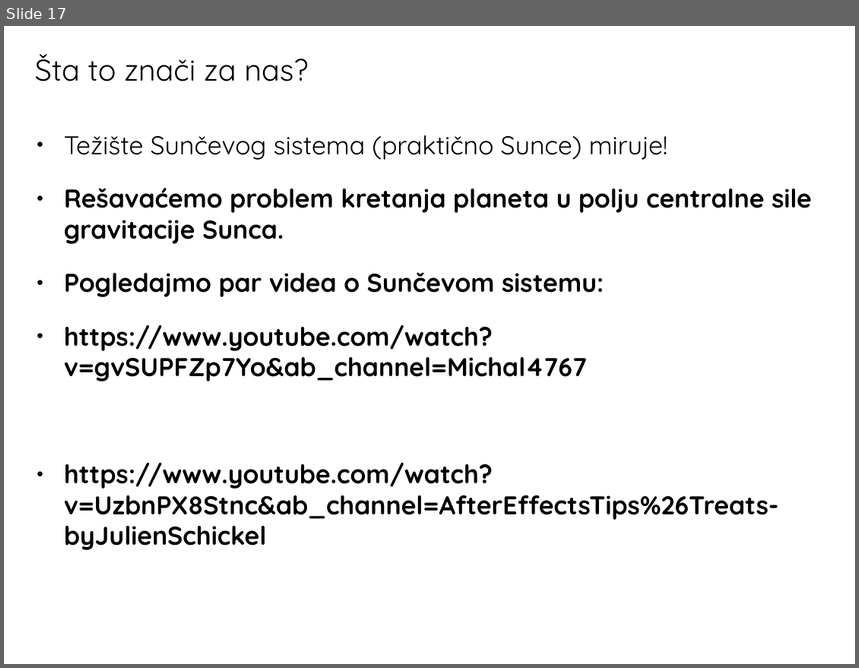
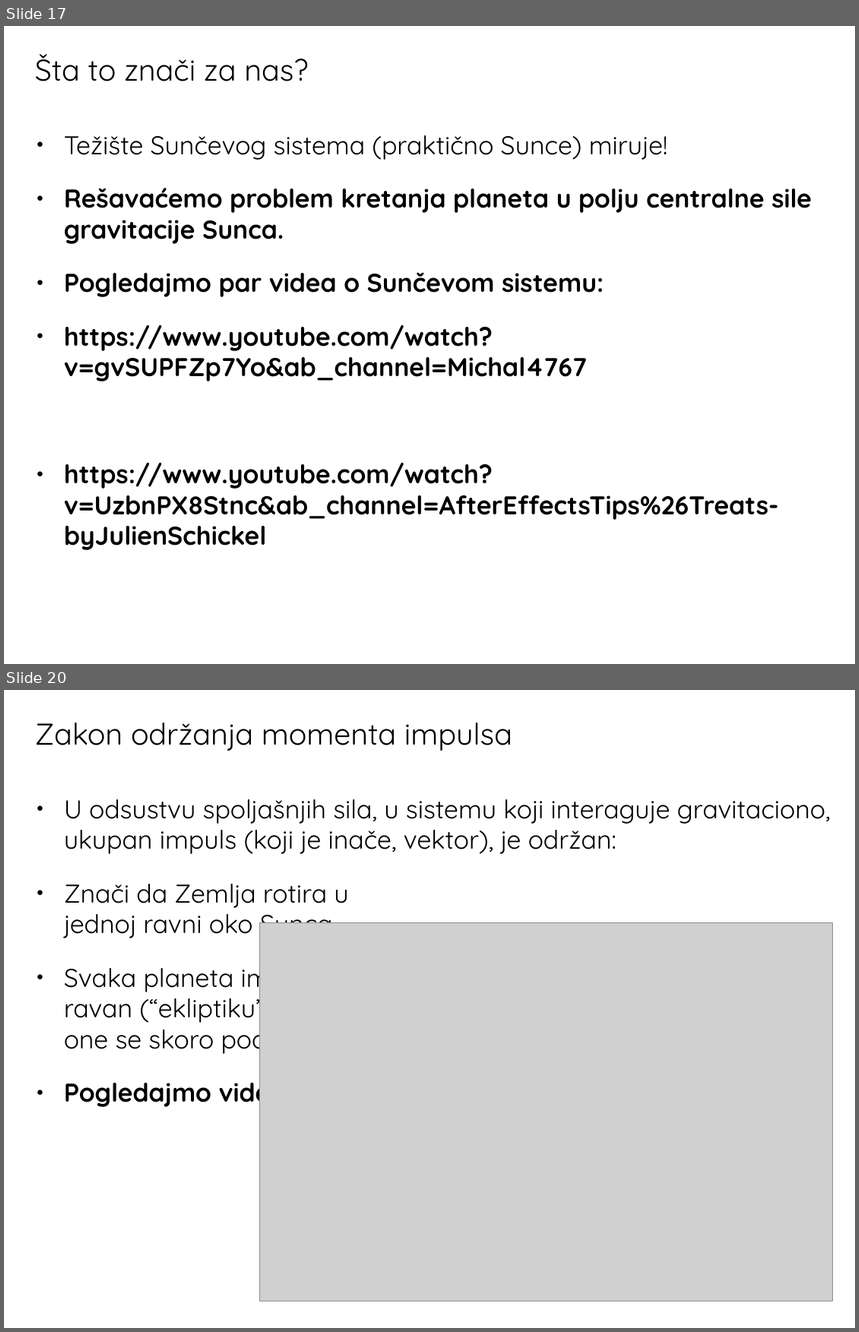
Before and after one commit to ivanzmilic/OPA22, a slide deck: Predavanje_04_keplerovi_zakoni.odp. Shown one above the other, each under a label of ours: slide 17 before the commit, slides 17 and 20 after it; the slides between them are not shown. The pictures are 859x668 and 859x1332 pixels, drawn with LibreOffice and Linux fonts; fonts in the diff are those of the drawing; grey boxes stand for pictures. Boxes give left, top, right and bottom in pixels: in the first picture for what was removed or moved away, otherwise in the second. Text is boxed around its words. In the diff, an @@ line names an element or a change of style, - is before the commit and + after.

```diff
--- a/Predavanje_04_keplerovi_zakoni.odp
+++ b/Predavanje_04_keplerovi_zakoni.odp
@@ slide 20 added at (4,690,855,1328), background #FFFFFF @@
@@ title added at (35,722,512,751), 28 pt, text #000000 @@
+Zakon održanja momenta impulsa
@@ text added at (64,799,831,1110), 24 pt, text #000000 @@
+● U odsustvu spoljašnjih sila, u sistemu koji interaguje gravitaciono, ukupan impuls (koji je inače, vektor), je održan:
+● Znači da Zemlja rotira u
+  jednoj ravni oko Sunca
+● Svaka planeta ima svoju
+  ravan (“ekliptiku”) i
+  one se skoro podudaraju
+● Pogledajmo video još jednom
@@ picture added at (259,923,833,1302) @@
```
Also in this commit, not shown: 1 slide changed, 4 other slides added, 1 other file.
